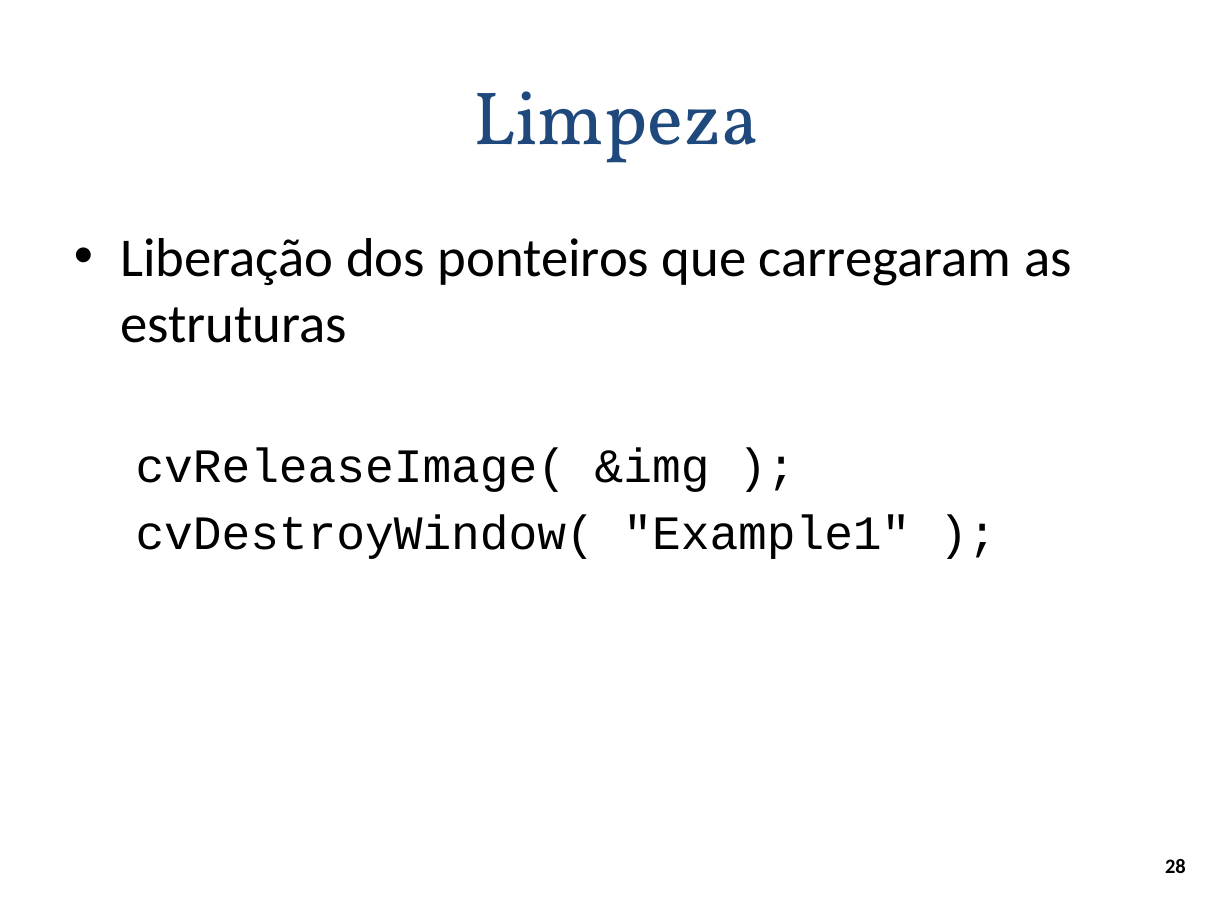
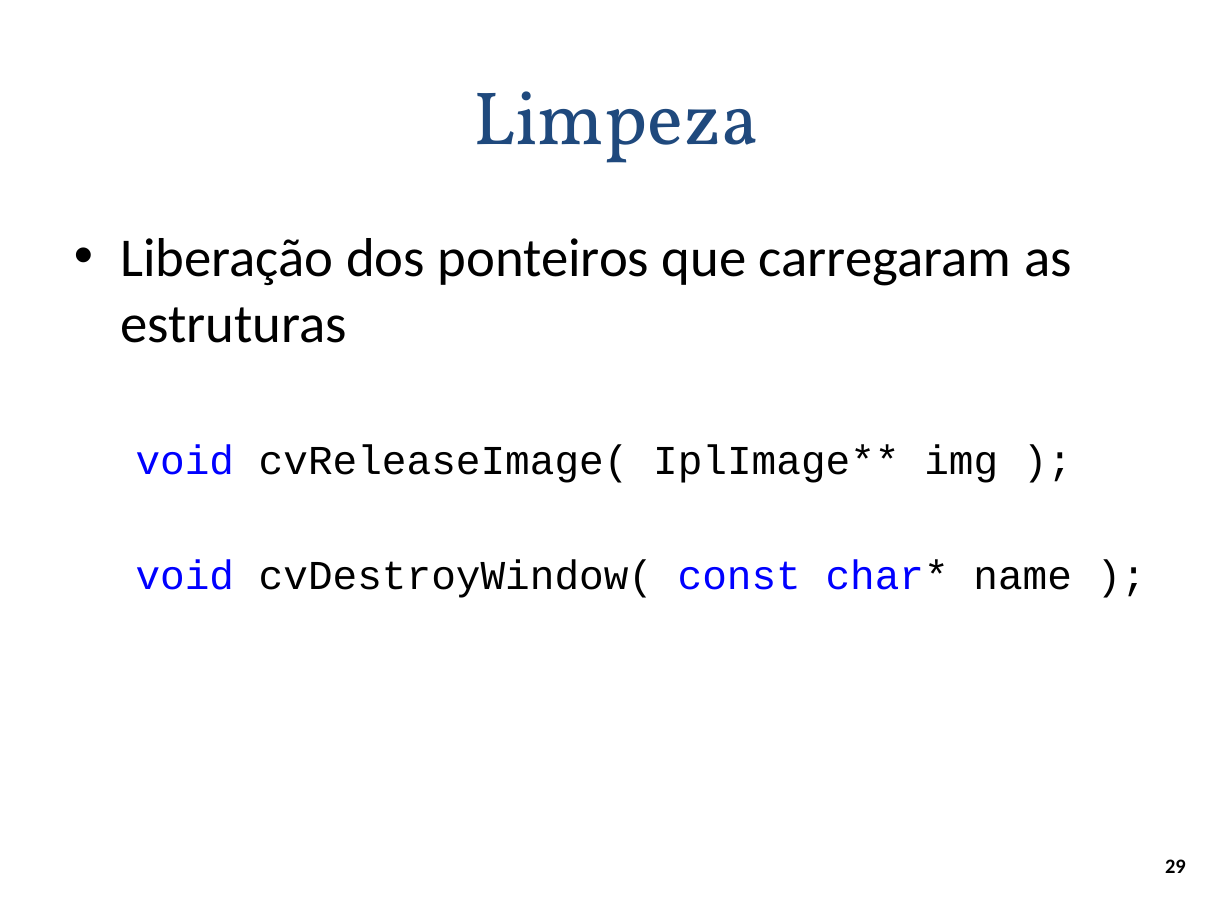
Before and after one commit to andrecurvello/tests-zingarelli, a slide deck: slide 29 of 1-Meus-Artigos/Minicurso-SemComp2011/minicurso-SemComp2011.pptx (slide 28 before the commit). Drawn at 1232x924 pixels with LibreOffice and Linux fonts; fonts in the diff are those of the drawing; background and template pictures are left out. Boxes give left, top, right and bottom in pixels: in the first picture for what was removed or moved away, otherwise in the second. Text is boxed around its words. In the diff, an @@ line names an element or a change of style, - is before the commit and + after.

Commit message:
SemComp11 - apresentação: parte de abrir e ler imagem - código do programa que lê imagem

```diff
--- a/1-Meus-Artigos/Minicurso-SemComp2011/minicurso-SemComp2011.pptx
+++ b/1-Meus-Artigos/Minicurso-SemComp2011/minicurso-SemComp2011.pptx
@@ text at bbox=[136, 444, 1072, 598]: text changed; size 28 to 24 pt @@
-  cvReleaseImage( &img );
-  cvDestroyWindow( "Example1" );
+  void cvReleaseImage( IplImage** img );
+  void cvDestroyWindow( const char* name );
@@ page number at bbox=[1165, 859, 1186, 873]: text changed @@
-28
+29
```
Also in this commit, not shown: 4 other slides changed, 12 slides added, 5 other files.
